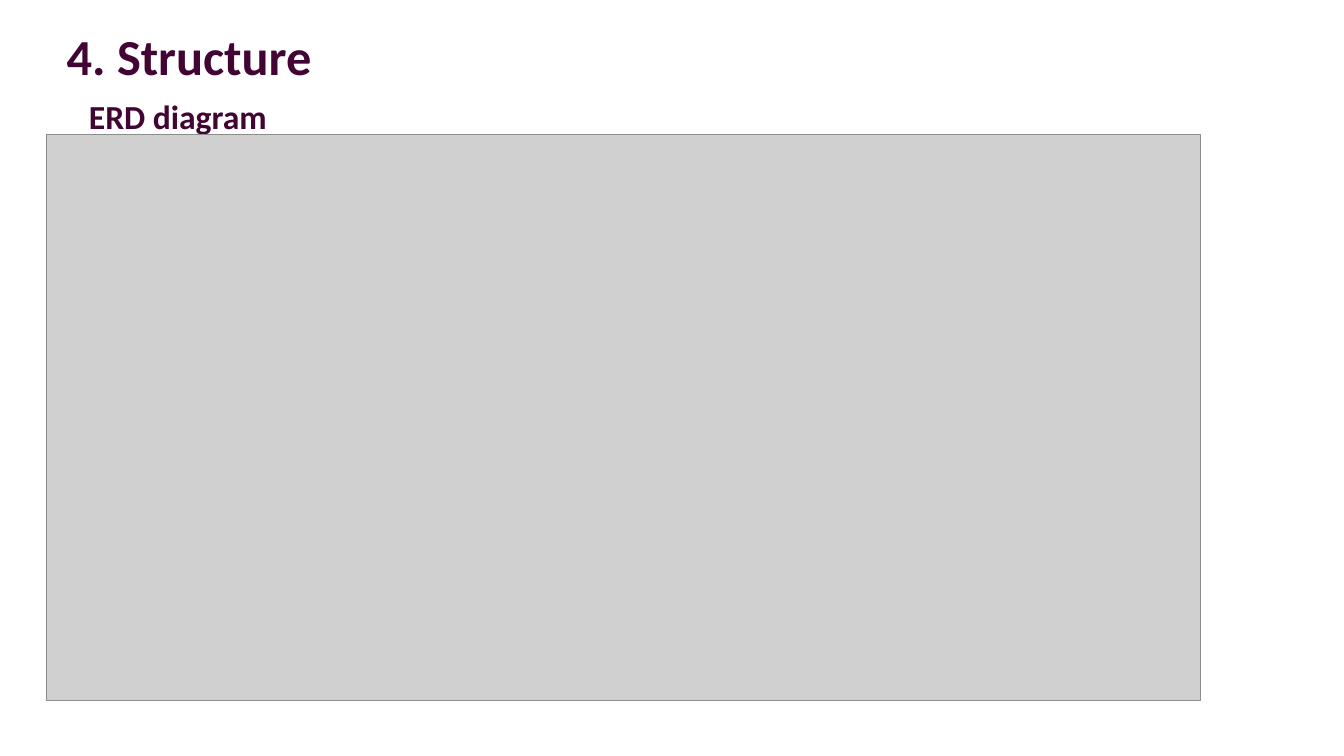
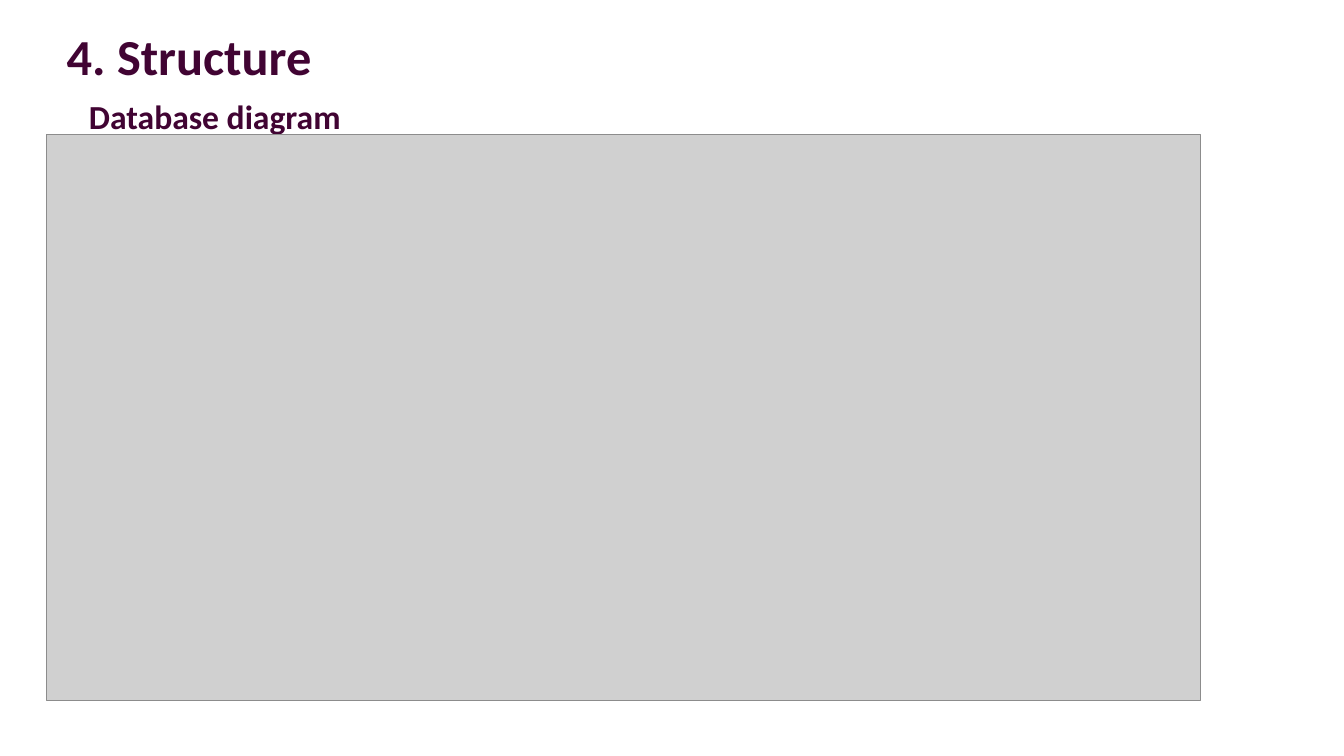
Before and after one commit to LeQuiLong7/VMO_HumanManagementProject, a slide deck: slide 9 of Presentation.pptx. Drawn at 1344x756 pixels with LibreOffice and Linux fonts; fonts in the diff are those of the drawing; grey boxes stand for pictures; background and template pictures are left out. Boxes give left, top, right and bottom in pixels: in the first picture for what was removed or moved away, otherwise in the second. Text is boxed around its words. In the diff, an @@ line names an element or a change of style, - is before the commit and + after.

```diff
--- a/Presentation.pptx
+++ b/Presentation.pptx
@@ text at (89,105,341,138): text changed @@
-ERD diagram
+Database diagram
```
Also in this commit, not shown: 2 other slides changed, 15 other files.
